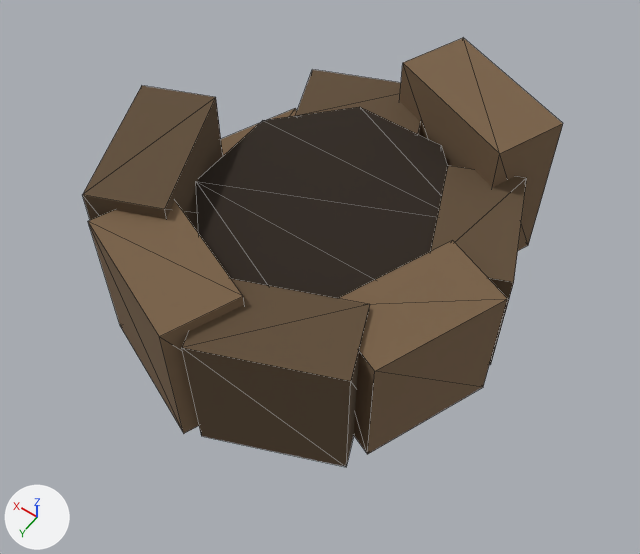
What one commit did to the glTF model src/main/resources/watch/models/cosmetics/wayfarer/fur_collar.glb.
Rendered twice from a 50 mm camera at (-0.301, 0.432, 1.9) aimed at (-0.008, 0.023, 1.256). Arrows for +X, +Y and +Z are at lower left; the lights stay in place. The older version comes first. Mesh edges are drawn as thin lines. Vertices at exactly the same position are counted once.

Names of what the first picture shows: 'fur_collar_spine.001'.
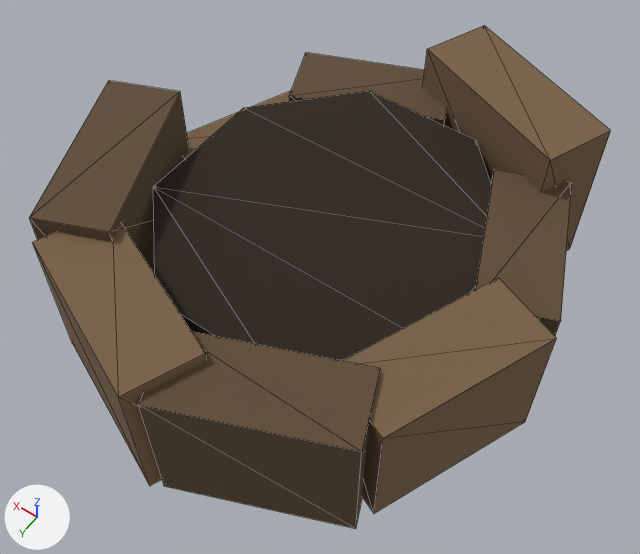
Diff of the bpy script that builds the scene:
```diff
--- a/src/main/resources/watch/models/cosmetics/wayfarer/fur_collar.glb.py
+++ b/src/main/resources/watch/models/cosmetics/wayfarer/fur_collar.glb.py
@@ me_fur_collar_spine_001 @@
 # used by ob_fur_collar_spine_001; location = (0.0, 0.0, 0.0)
-me_fur_collar_spine_001.from_pydata(...)  # 96 vertices, 152 faces; spans x -0.18..0.197, y -0.213..0.203, z 1.202..1.377
+me_fur_collar_spine_001.from_pydata(...)  # 96 vertices, 152 faces; spans x -0.225..0.242, y -0.262..0.252, z 1.186..1.361
+# me_fur_collar_spine_001 part 1: the loose piece of 16 vertices spanning x -0.108..0.108, y -0.117..0.117, z 1.224..1.334 is scaled about its middle by (1.35, 1.35, 1), then moved by (0.0, 0.0, -0.016)
+# me_fur_collar_spine_001 part 2: 64 of 96 vertices moved; they spanned x -0.18..0.197, y -0.213..0.203, z 1.214..1.377 and now span x -0.225..0.242, y -0.262..0.252, z 1.198..1.361; mean shift (0.0, 0.0, -0.016); largest move (0.008, -0.183, 1.214) -> (0.006, -0.232, 1.198)
+# other edits to the shape of me_fur_collar_spine_001 do not show in these pictures
 me_fur_collar_spine_001.materials.append(mat_fur_collar_trim_dark)
```

Location of each change, [x1, y1, x2, y2] in pixels of the pictures (640 x 554 px; the box of a moved part takes in the faces that stretch with it):
'fur_collar_spine.001', reshaped (21% wider, 17% taller): before [83, 38, 563, 467]; after [29, 25, 611, 529]
part 1 of me_fur_collar_spine_001, moved or reshaped: before [196, 107, 447, 298]; after [153, 91, 491, 361]
part 2 of me_fur_collar_spine_001, moved or reshaped: before [83, 38, 563, 467]; after [29, 25, 611, 529]
